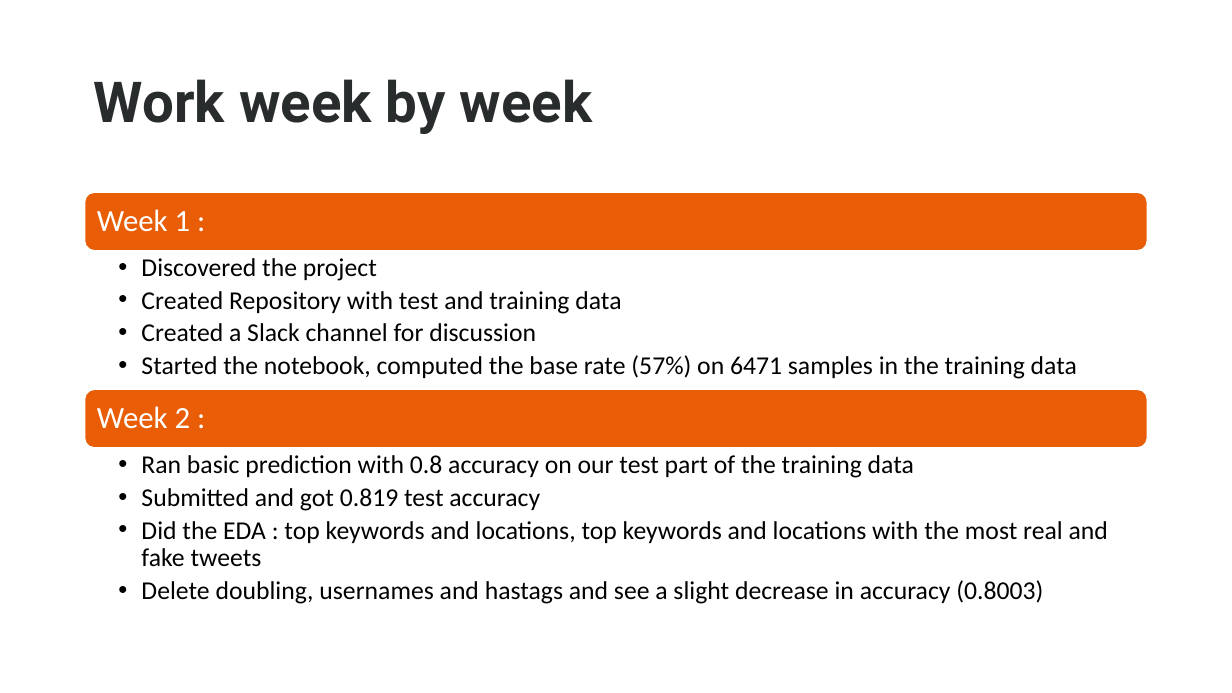
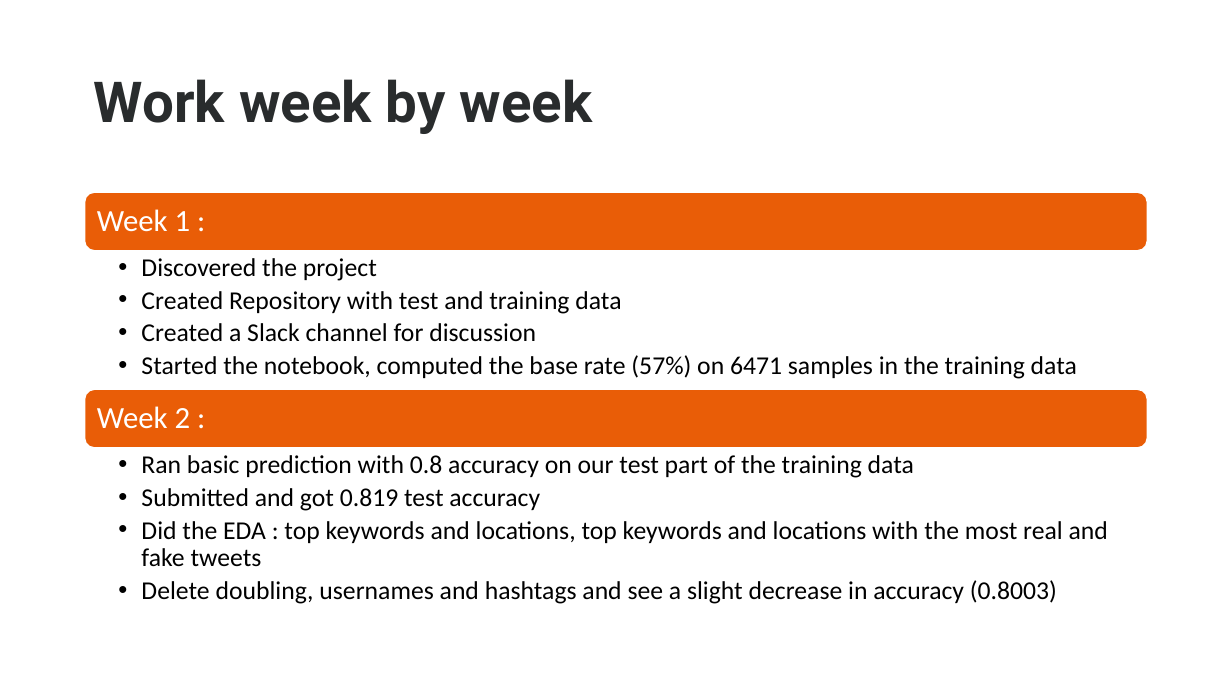
Before and after one commit to GeorgesBongibault/Project-Orange, a slide deck: slide 11 of Documents/Project DM and ML Group Orange.pptx. Drawn at 1232x693 pixels with LibreOffice and Linux fonts; fonts in the diff are those of the drawing. Boxes give left, top, right and bottom in pixels: in the first picture for what was removed or moved away, otherwise in the second. Text is boxed around its words. In the diff, an @@ line names an element or a change of style, - is before the commit and + after.

```diff
--- a/Documents/Project DM and ML Group Orange.pptx
+++ b/Documents/Project DM and ML Group Orange.pptx
@@ text at (141, 580, 1057, 604): text changed @@
-  • Delete doubling, usernames and hastags and see a slight decrease in accuracy (0.8003)
+  • Delete doubling, usernames and hashtags and see a slight decrease in accuracy (0.8003)
```
Also in this commit, not shown: 2 other slides changed, 1 slide added.
